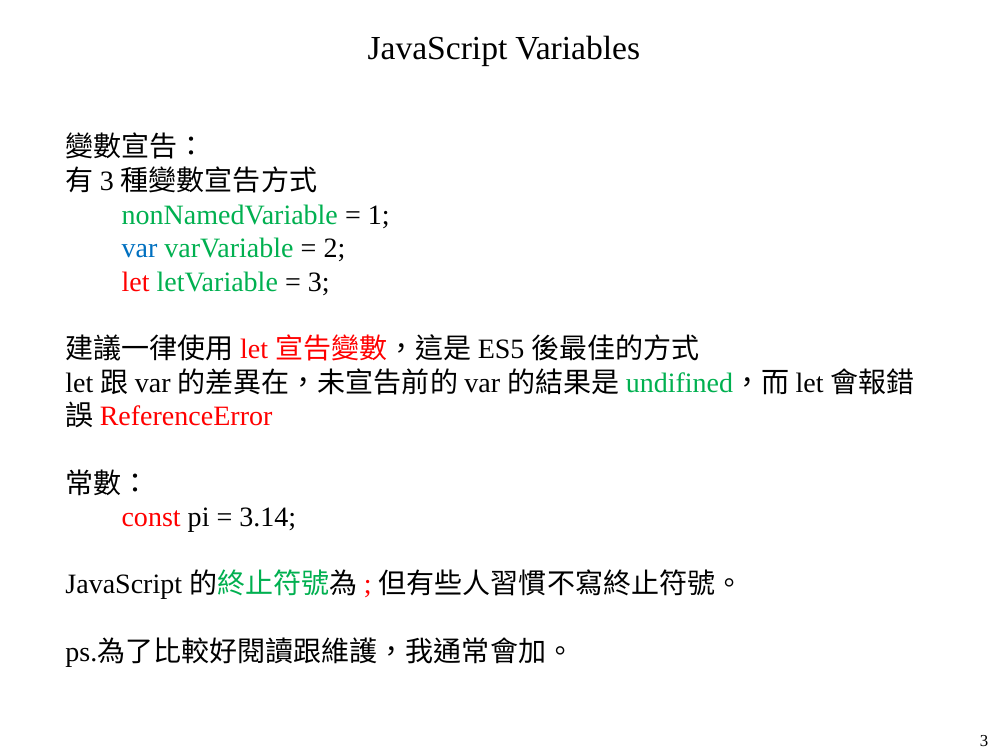
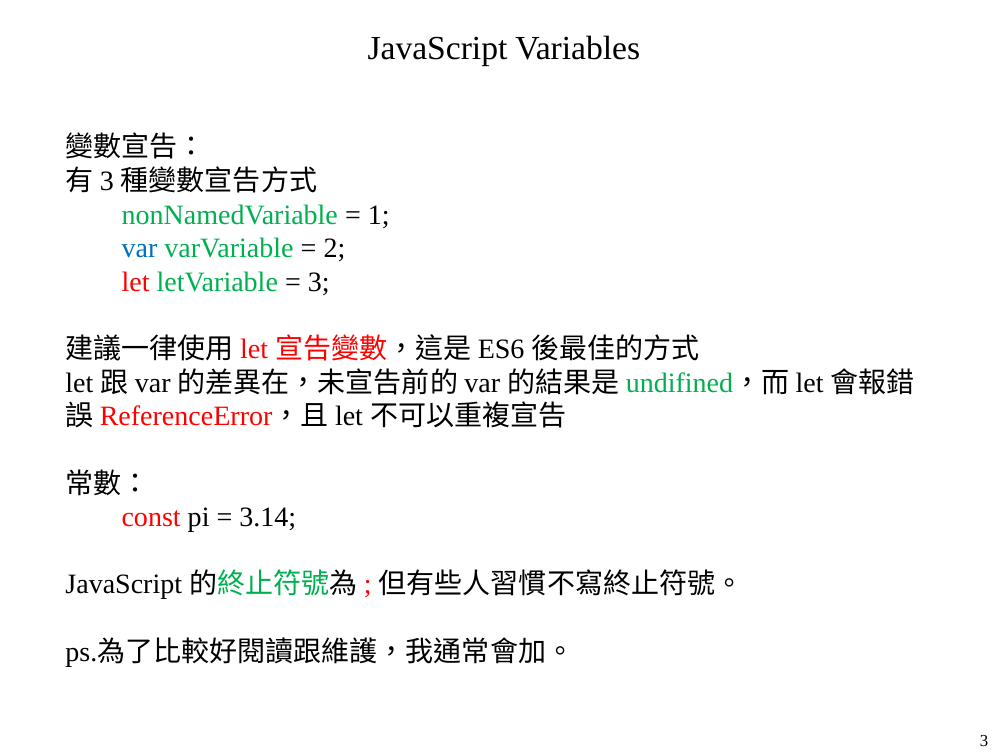
Before and after one commit to mar120434/2021_web_tutor, a slide deck: slide 3 of 動態網頁.pptx. Drawn at 1008x756 pixels with LibreOffice and Linux fonts; fonts in the diff are those of the drawing. Boxes give left, top, right and bottom in pixels: in the first picture for what was removed or moved away, otherwise in the second. Text is boxed around its words. In the diff, an @@ line names an element or a change of style, - is before the commit and + after.

```diff
--- a/動態網頁.pptx
+++ b/動態網頁.pptx
@@ text at <box>65,334,915,428</box>: text changed @@
-建議一律使用 let 宣告變數，這是 ES5 後最佳的方式
-let 跟 var 的差異在，未宣告前的 var 的結果是 undifined，而 let 會報錯誤 ReferenceError
+建議一律使用 let 宣告變數，這是 ES6 後最佳的方式
+let 跟 var 的差異在，未宣告前的 var 的結果是 undifined，而 let 會報錯誤 ReferenceError，且 let 不可以重複宣告
```
Also in this commit, not shown: 2 other slides changed, 1 slide added, 1 slide removed, 3 other files.
